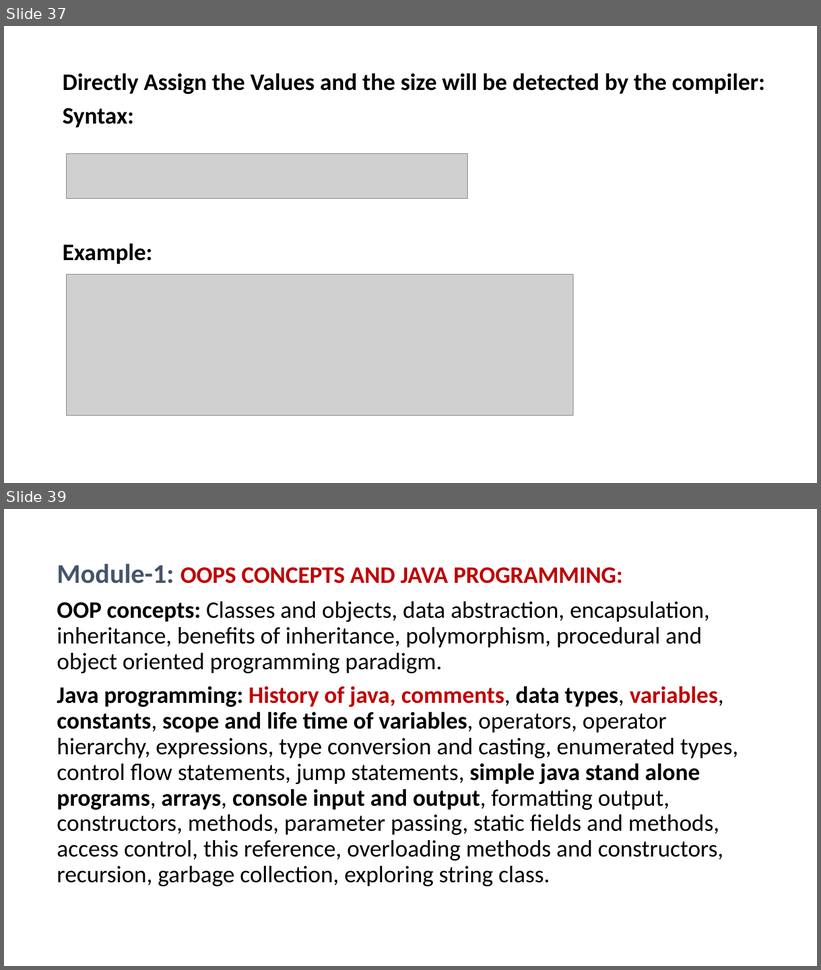
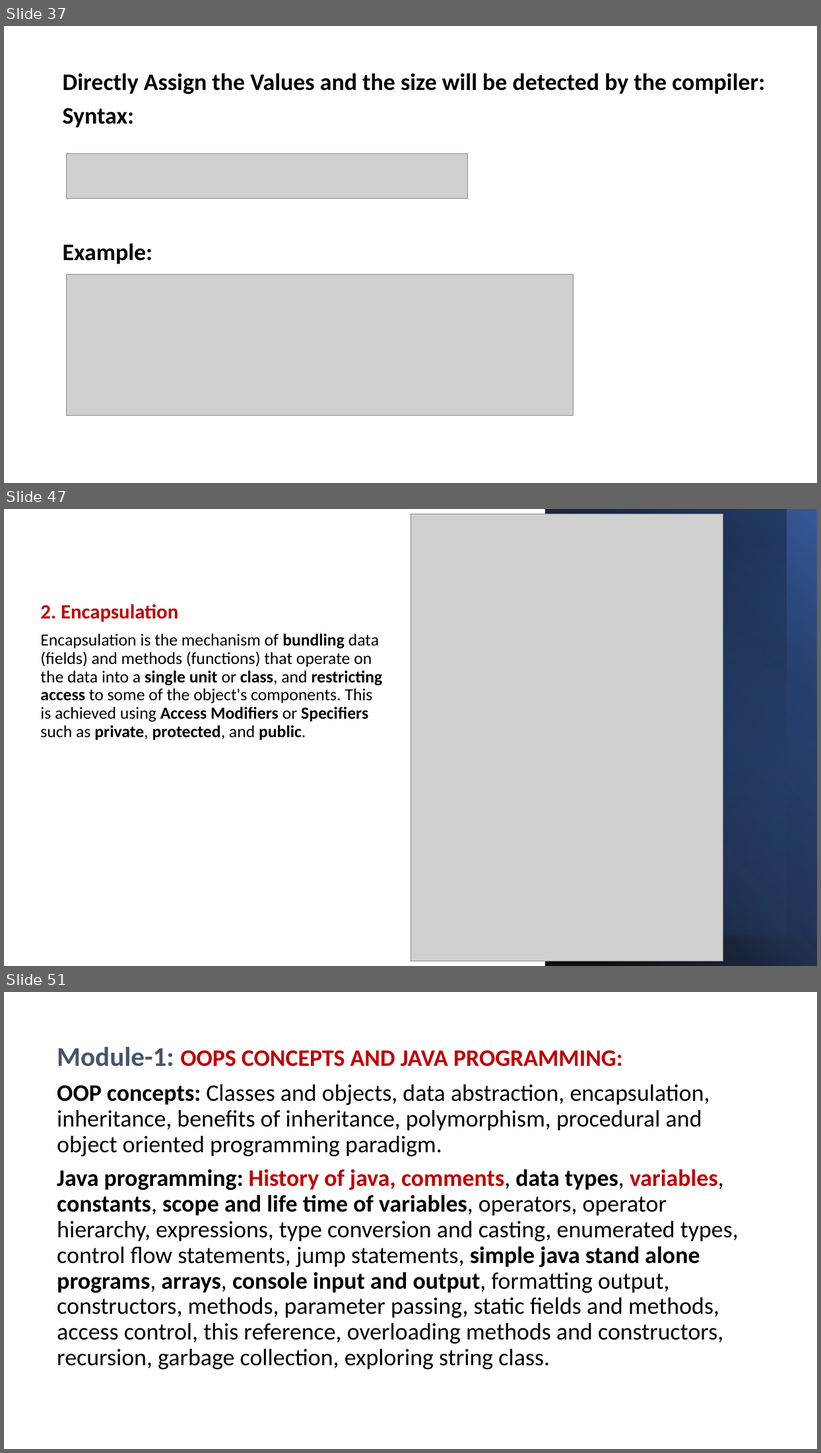
Before and after one commit to PRAMOD-VISHNU-NAIK/MCA-2nd-Sem-Shridevi-College, a slide deck: Theory Class-Notes/Java MCA-2.pptx. Shown one above the other, each under a label of ours: slides 37 and 39 before the commit, slides 37, 47 and 51 after it; the slides between them are not shown. The pictures are 821x970 and 821x1453 pixels, drawn with LibreOffice and Linux fonts; fonts in the diff are those of the drawing; grey boxes stand for pictures. Boxes give left, top, right and bottom in pixels: in the first picture for what was removed or moved away, otherwise in the second. Text is boxed around its words. In the diff, an @@ line names an element or a change of style, - is before the commit and + after.

```diff
--- a/Theory Class-Notes/Java MCA-2.pptx
+++ b/Theory Class-Notes/Java MCA-2.pptx
@@ slide 47 added at box(4, 509, 817, 966), background #FFFFFF @@
@@ picture added at box(411, 514, 723, 962) @@
@@ rectangle added at box(546, 509, 817, 966), fill gradient #000000 to #4472C4 @@
@@ rectangle added at box(546, 509, 817, 936), fill gradient #203864 @@
@@ rectangle added at box(546, 509, 817, 936), fill gradient #4472C4 to #000000 @@
@@ rectangle added at box(546, 509, 787, 966), fill gradient #4472C4 to #000000 @@
@@ text added at box(40, 604, 383, 740), 20 pt, text #000000 @@
+2. Encapsulation
+Encapsulation is the mechanism of bundling data (fields) and methods (functions) that operate on the data into a single unit or class, and restricting access to some of the object's components. This is achieved using Access Modifiers or Specifiers such as private, protected, and public.
@@ what was slide 39 is now slide 51 @@
```
Also in this commit, not shown: 12 other slides added, 34 other files.
